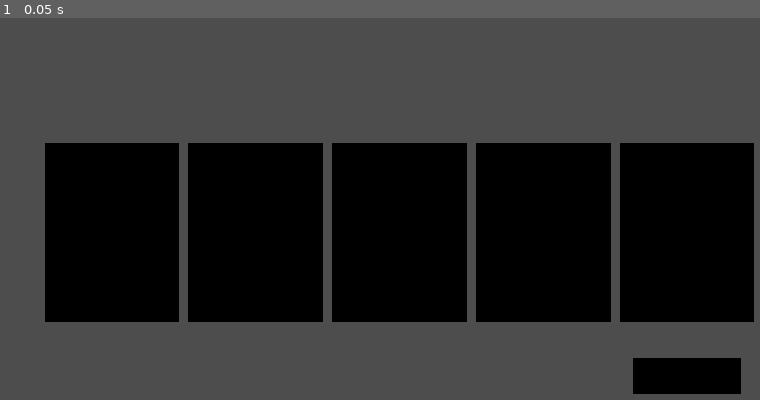
Above: before the commit, frame 1.
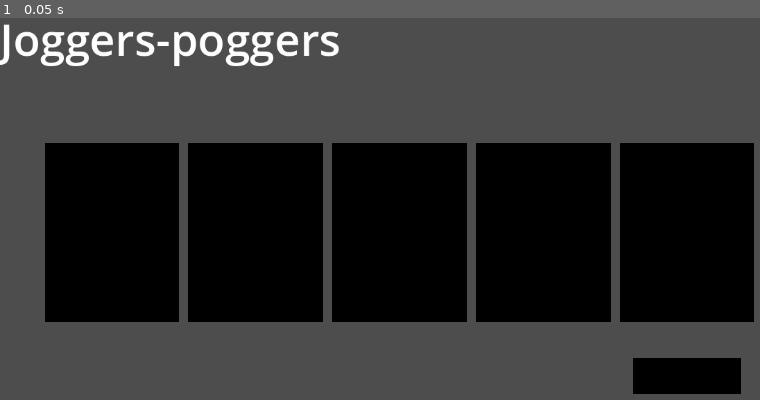
Above: after the commit, the same moment.

Repository: a-mcego/musicalcards
Game: Godot game, scene res://mainscene.tscn
Same seed, same stepped clock (60 frames per second), same inputs: the game is played once before the commit and once after it.
Inputs:
- Up to frame 1 (0.05 s): no input

The runs differ from the first frame. In frame 1, 1.7% of the frame differs, in the area x 0-45%, y 1-13%.

Commit message:
Add text label and game mechanics

Diff:
--- a/godot/mainscene.tscn
+++ b/godot/mainscene.tscn
@@ -1,6 +1,9 @@
-[gd_scene load_steps=2 format=3 uid="uid://kdtlap3ckp71"]
+[gd_scene load_steps=3 format=3 uid="uid://kdtlap3ckp71"]
 
 [ext_resource type="Script" path="res://mainscript.gd" id="1_umg7j"]
+
+[sub_resource type="LabelSettings" id="LabelSettings_etb2c"]
+font_size = 64
 
 [node name="Node3D" type="Node3D"]
 script = ExtResource("1_umg7j")
@@ -10,3 +13,9 @@
 size = 100.0
 near = 1.0
 far = 100.0
+
+[node name="Label" type="Label" parent="."]
+offset_right = 40.0
+offset_bottom = 23.0
+text = "Joggers-poggers"
+label_settings = SubResource("LabelSettings_etb2c")
--- a/godot/mainscript.gd
+++ b/godot/mainscript.gd
@@ -39,6 +39,12 @@
 	func SetTexture(texture:ImageTexture):
 		self.mesh_instance.material_override.albedo_texture = texture
 
+	func Enable(value:bool):
+		if value:
+			self.mesh_instance.material_override.albedo_color = Color(3,3,3,1)
+		else:
+			self.mesh_instance.material_override.albedo_color = Color(3,3,3,0)
+
 var uielements:Array = []
 
 var cardnames:Array = []
@@ -53,22 +59,62 @@
 
 
 var current_cards:Array = [null, null, null, null, null]
+var numbers:Array = []
+var gamestate = "start"
+var game_strings = {
+	"start":"Joggers-poggers",
+	"firstdeal":"Choose which cards to keep.",
+	"finished":"Congrats! Or not."
+}
+
+
+var locked:Array = [false,false,false,false,false]
 
 func deal():
-	var numbers:Array = []
-	for n in cardnames.size():
-		numbers.append(n)
-	numbers.shuffle()
-	for n in current_cards.size():
-		current_cards[n] = numbers[n]
-		var texname = "res://cards/back.png"
-		if current_cards[n] != null:
-			texname = "res://cards/" + cardnames[current_cards[n]] + ".png"
-		uielements[n].SetTexture(LoadTexture(texname))
+	if gamestate == "start" or gamestate == "finished":
+		locked = [false,false,false,false,false]
+		numbers.clear()
+		for n in cardnames.size():
+			numbers.append(n)
+		numbers.shuffle()
+		for n in current_cards.size():
+			current_cards[n] = numbers[n]
+			var texname = "res://cards/back.png"
+			if current_cards[n] != null:
+				texname = "res://cards/" + cardnames[current_cards[n]] + ".png"
+			uielements[n].SetTexture(LoadTexture(texname))
+		gamestate = "firstdeal"
+	elif gamestate == "firstdeal":
+		for n in current_cards.size():
+			if !locked[n]:
+				current_cards[n] = numbers[n+5]
+				var texname = "res://cards/back.png"
+				if current_cards[n] != null:
+					texname = "res://cards/" + cardnames[current_cards[n]] + ".png"
+				uielements[n].SetTexture(LoadTexture(texname))
+		gamestate = "finished"
+
 
 func Pressed(name:String):
 	if name == "deal":
 		deal()
+
+	if gamestate == "firstdeal":
+		if name == "card0":
+			locked[0] = !locked[0]
+		if name == "card1":
+			locked[1] = !locked[1]
+		if name == "card2":
+			locked[2] = !locked[2]
+		if name == "card3":
+			locked[3] = !locked[3]
+		if name == "card4":
+			locked[4] = !locked[4]
+
+	for n in locked.size():
+		uielements[n+5].Enable(locked[n])
+
+	get_child(1).text = game_strings[gamestate] #Label node
 
 func _ready():
 	init_cardnames()
@@ -83,6 +129,19 @@
 			Vector2(30,40)
 		)
 		add_child(card.mesh_instance)
+		uielements.append(card)
+
+	for n in 5:
+		var texname = "res://cards/kept.png"
+
+		var card:UIElement = UIElement.new(
+			"kept"+str(n),
+			LoadTexture(texname),
+			Vector2(32*(n-2),25),
+			Vector2(30,8)
+		)
+		add_child(card.mesh_instance)
+		card.Enable(false)
 		uielements.append(card)
 
 	var dealButton = UIElement.new(
